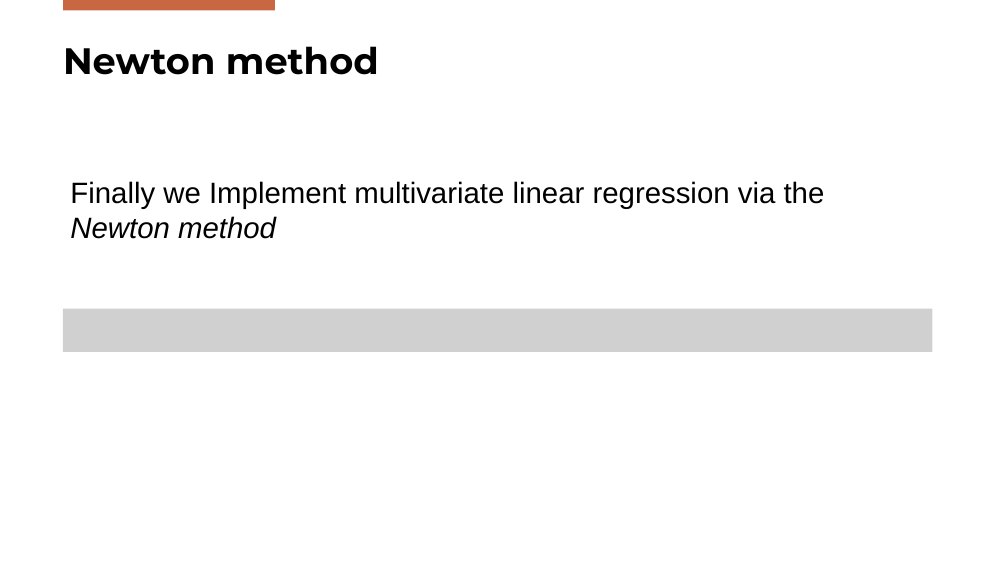
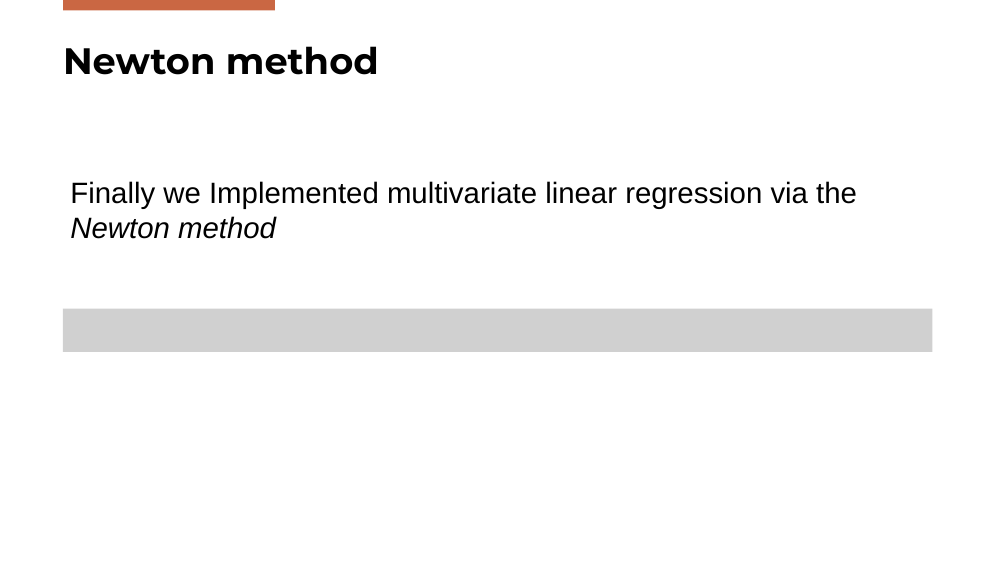
Before and after one commit to FilippoBolis/OptimizationProject_2025, a slide deck: slide 46 of Ppt/Optimization.pptx. Drawn at 1008x567 pixels with LibreOffice and Linux fonts; fonts in the diff are those of the drawing; grey boxes stand for pictures; background and template pictures are left out. Boxes give left, top, right and bottom in pixels: in the first picture for what was removed or moved away, otherwise in the second. Text is boxed around its words. In the diff, an @@ line names an element or a change of style, - is before the commit and + after.

```diff
--- a/Ppt/Optimization.pptx
+++ b/Ppt/Optimization.pptx
@@ text at <box>70,181,857,239</box>: text changed @@
-Finally we Implement multivariate linear regression via the Newton method
+Finally we Implemented multivariate linear regression via the Newton method
```
Also in this commit, not shown: 3 other slides changed, 1 slide added, 2 other files.
